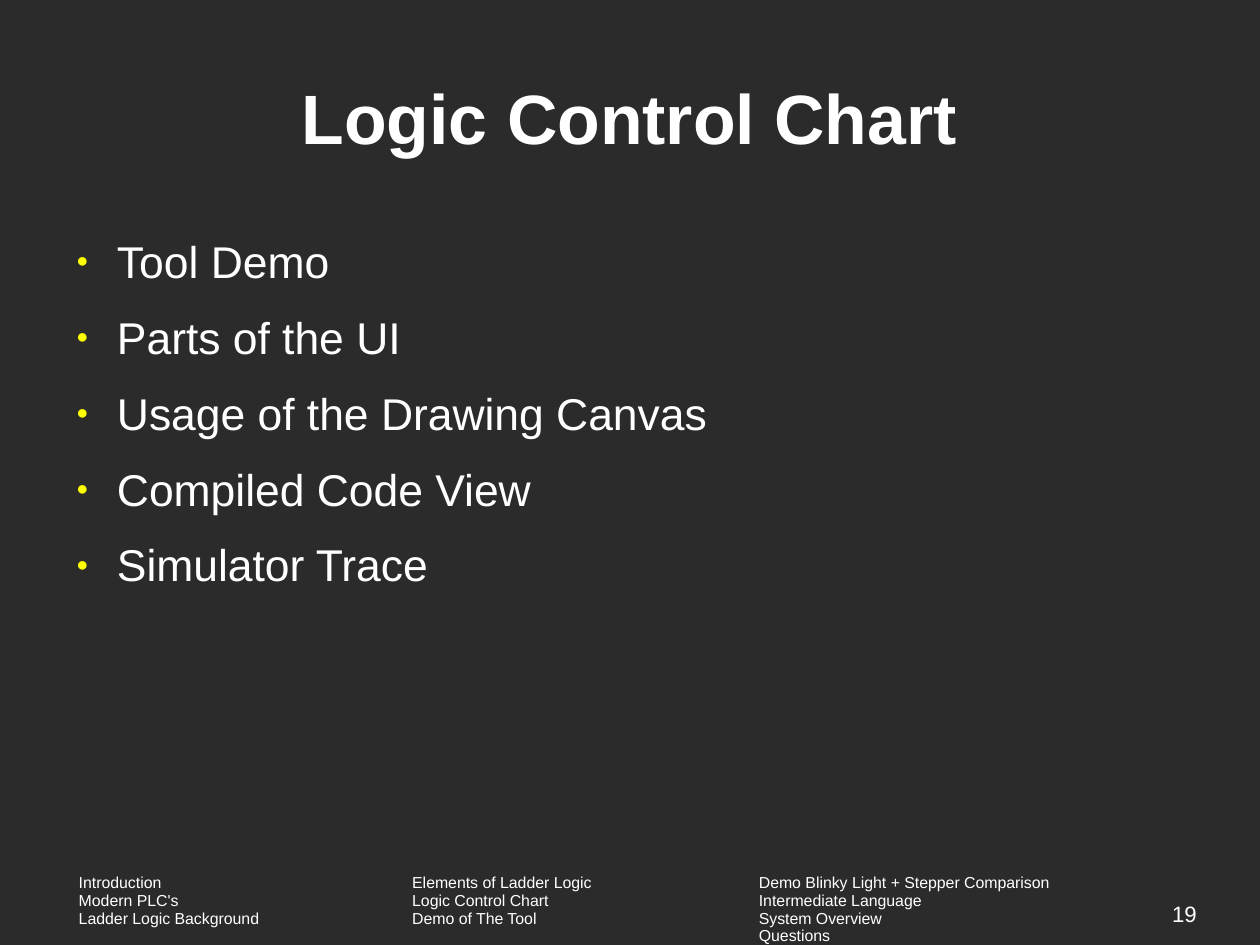
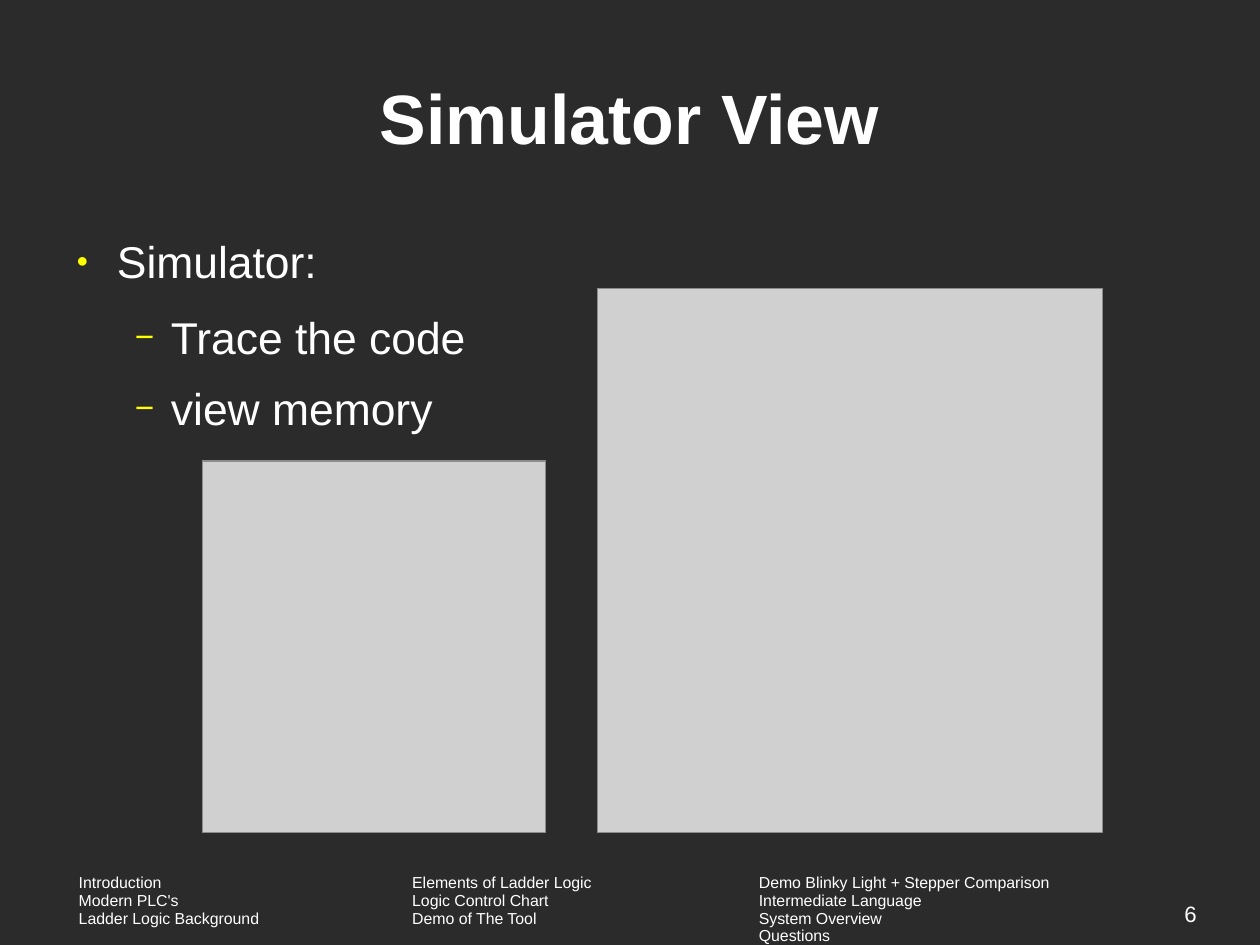
Before and after one commit to vortex-5/plcthesis, a slide deck: slide 6 of presentation/defense.odp (slide 19 before the commit). Drawn at 1260x945 pixels with LibreOffice and Linux fonts; fonts in the diff are those of the drawing; grey boxes stand for pictures; background and template pictures are left out; a plain dark background stands for a picture behind light text. Boxes give left, top, right and bottom in pixels: in the first picture for what was removed or moved away, otherwise in the second. Text is boxed around its words. In the diff, an @@ line names an element or a change of style, - is before the commit and + after.

```diff
--- a/presentation/defense.odp
+++ b/presentation/defense.odp
@@ title at [380, 93, 879, 145]: text changed @@
-Logic Control Chart
+Simulator View
@@ text at [117, 245, 465, 434]: text changed @@
-● Tool Demo
-● Parts of the UI
-● Usage of the Drawing Canvas
-● Compiled Code View
-● Simulator Trace
+● Simulator:
+  − Trace the code
+  − view memory
@@ picture added at [598, 288, 1103, 832] @@
@@ picture added at [202, 461, 545, 832] @@
@@ page number at [1184, 906, 1196, 922]: text changed @@
-19
+6
```
Also in this commit, not shown: 4 other slides changed, 16 slides added, 29 slides removed, 24 other files.
